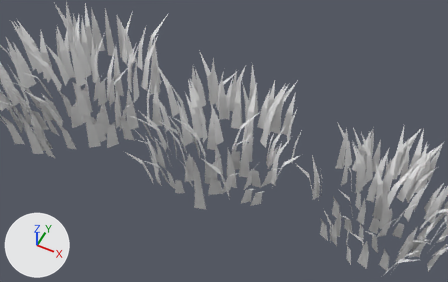
An edit to the Blender file reference/art_source/nature/grass/grass.blend, drawn before and after from the same camera.
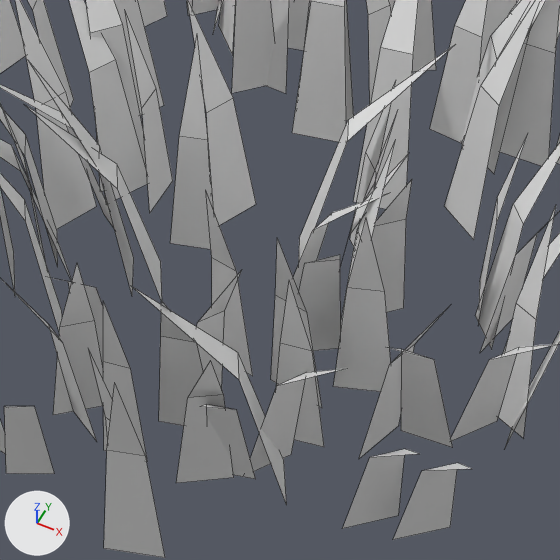
Old and new are each drawn from a 50 mm lens placed at (1.103, -2.163, 2.812), pointed at (0.016, 0.012, 0.093) and again close up on the part from 39% to 63% of the width and 36% to 74% of the height. Lighting does not change. The marker at lower left points along +X, +Y and +Z. The older version's two pictures come first. The close-ups show mesh edges as thin lines.

The first close-up shows 'grass_clump_a'.
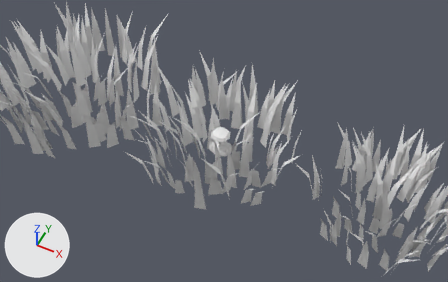
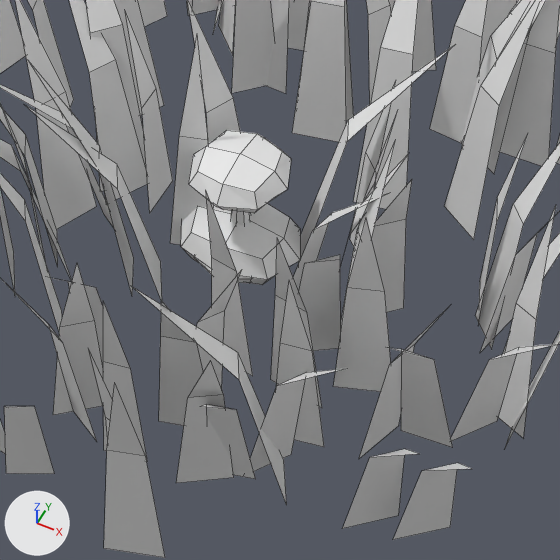
What differs and where, as boxes (x1, y1, x2, y2) in the close-ups (560 x 560 px):
```json
{"object": "mushroom_a", "change": "added", "after": [189, 130, 291, 226]}
{"object": "pebble_a", "change": "added", "after": [181, 203, 300, 285]}
{"object": "pebble_b", "change": "added", "after": [194, 257, 251, 283], "on screen": "mostly hidden"}
```

The change, as JSON lines over the scene's bpy script:
```json
{"op": "add", "block": "me_mushroom_a", "code": ["me_mushroom_a = bpy.data.meshes.new('mushroom_a')", "me_mushroom_a.from_pydata(...)  # 52 vertices, 48 faces; spans x -0.059..0.059, y -0.059..0.059, z 0.001..0.179"]}
{"op": "add", "block": "me_pebble_b", "code": ["me_pebble_b = bpy.data.meshes.new('pebble_b')", "me_pebble_b.from_pydata(...)  # 26 vertices, 24 faces; spans x -0.0504..0.0504, y -0.063..0.063, z -0.0004..0.0634"]}
{"op": "add", "block": "me_pebble_a", "code": ["me_pebble_a = bpy.data.meshes.new('pebble_a')", "me_pebble_a.from_pydata(...)  # 26 vertices, 24 faces; spans x -0.076..0.076, y -0.059..0.059, z 0.0..0.075"]}
{"op": "add", "block": "ob_mushroom_a", "code": ["ob_mushroom_a = bpy.data.objects.new('mushroom_a', me_mushroom_a)", "ob_mushroom_a.location = (0.0, 0.0, 0.0)"]}
{"op": "add", "block": "ob_pebble_b", "code": ["ob_pebble_b = bpy.data.objects.new('pebble_b', me_pebble_b)", "ob_pebble_b.location = (0.0, 0.0, 0.0)"]}
{"op": "add", "block": "ob_pebble_a", "code": ["ob_pebble_a = bpy.data.objects.new('pebble_a', me_pebble_a)", "ob_pebble_a.location = (0.0, 0.0, 0.0)"]}
```
